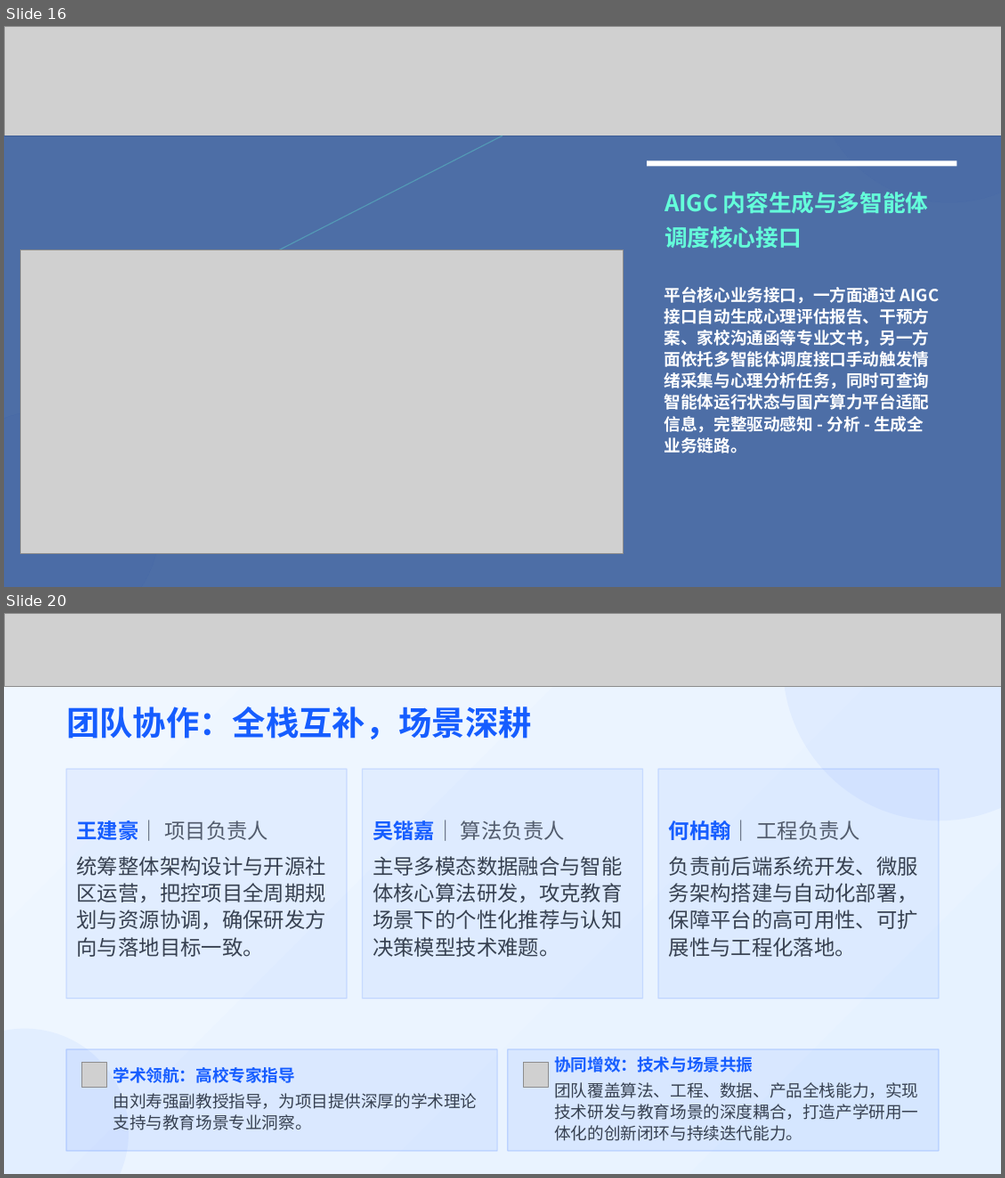
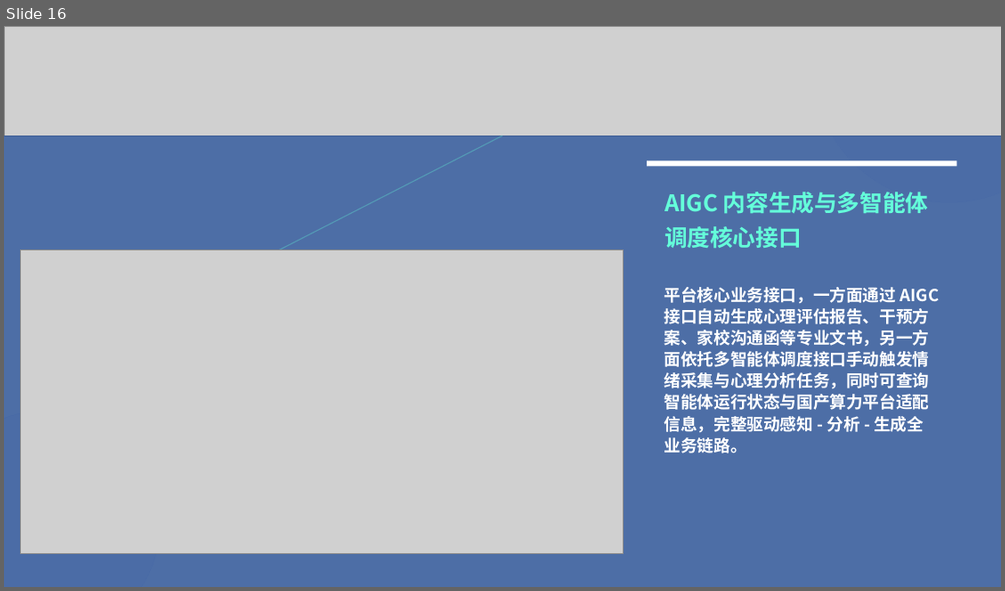
Before and after one commit to wjh55224545/Xinjing-AIGC-Agent-Platform, a slide deck: 心镜·AIGC智能体平台-CCF开源大赛答辩.pptx. Shown one above the other, each under a label of ours: slides 16 and 20 before the commit, slide 16 after it; the slides between them are not shown. The pictures are 1005x1178 and 1005x591 pixels, drawn with LibreOffice and Linux fonts; fonts in the diff are those of the drawing; grey boxes stand for pictures. Boxes give left, top, right and bottom in pixels: in the first picture for what was removed or moved away, otherwise in the second. Text is boxed around its words. In the diff, an @@ line names an element or a change of style, - is before the commit and + after.

Commit message:
PPT微调&技术报告微调

```diff
--- a/心镜·AIGC智能体平台-CCF开源大赛答辩.pptx
+++ b/心镜·AIGC智能体平台-CCF开源大赛答辩.pptx
@@ slide 20 removed at [4, 613, 1001, 1174], background gradient #F0F7FF to #E6F2FF @@
@@ picture removed at [4, 613, 1001, 686] @@
@@ ellipse removed at [783, 613, 1001, 821] @@
@@ text removed at [66, 706, 532, 739] @@
-团队协作：全栈互补，场景深耕
@@ rounded rectangle removed at [66, 769, 347, 998] @@
@@ rounded rectangle removed at [362, 769, 643, 998] @@
@@ rounded rectangle removed at [658, 769, 938, 998] @@
@@ text removed at [77, 819, 326, 957] @@
-王建豪｜ 项目负责人
-统筹整体架构设计与开源社区运营，把控项目全周期规划与资源协调，确保研发方向与落地目标一致。
@@ text removed at [372, 819, 622, 957] @@
-吴锴嘉｜ 算法负责人
-主导多模态数据融合与智能体核心算法研发，攻克教育场景下的个性化推荐与认知决策模型技术难题。
@@ text removed at [669, 819, 918, 957] @@
-何柏翰｜ 工程负责人
-负责前后端系统开发、微服务架构搭建与自动化部署，保障平台的高可用性、可扩展性与工程化落地。
@@ ellipse removed at [4, 1029, 129, 1174] @@
@@ rounded rectangle removed at [66, 1049, 497, 1151] @@
@@ picture removed at [81, 1062, 106, 1086] @@
@@ rounded rectangle removed at [508, 1049, 938, 1151] @@
@@ picture removed at [523, 1062, 548, 1086] @@
@@ text removed at [554, 1056, 918, 1141] @@
-协同增效：技术与场景共振
-团队覆盖算法、工程、数据、产品全栈能力，实现技术研发与教育场景的深度耦合，打造产学研用一体化的创新闭环与持续迭代能力。
@@ text removed at [113, 1067, 477, 1130] @@
-学术领航：高校专家指导
-由刘寿强副教授指导，为项目提供深厚的学术理论支持与教育场景专业洞察。
```
Also in this commit, not shown: 1 slide changed, 1 slide added, 1 other file.
